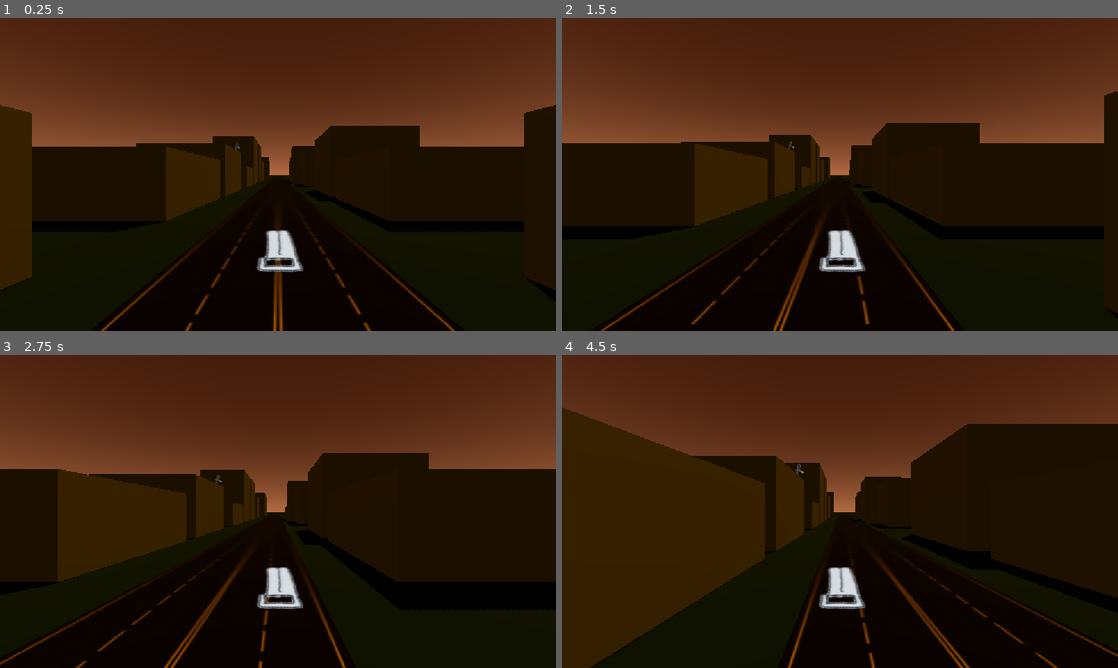
Above: before the commit, frames 1-4 (two rows, left to right).
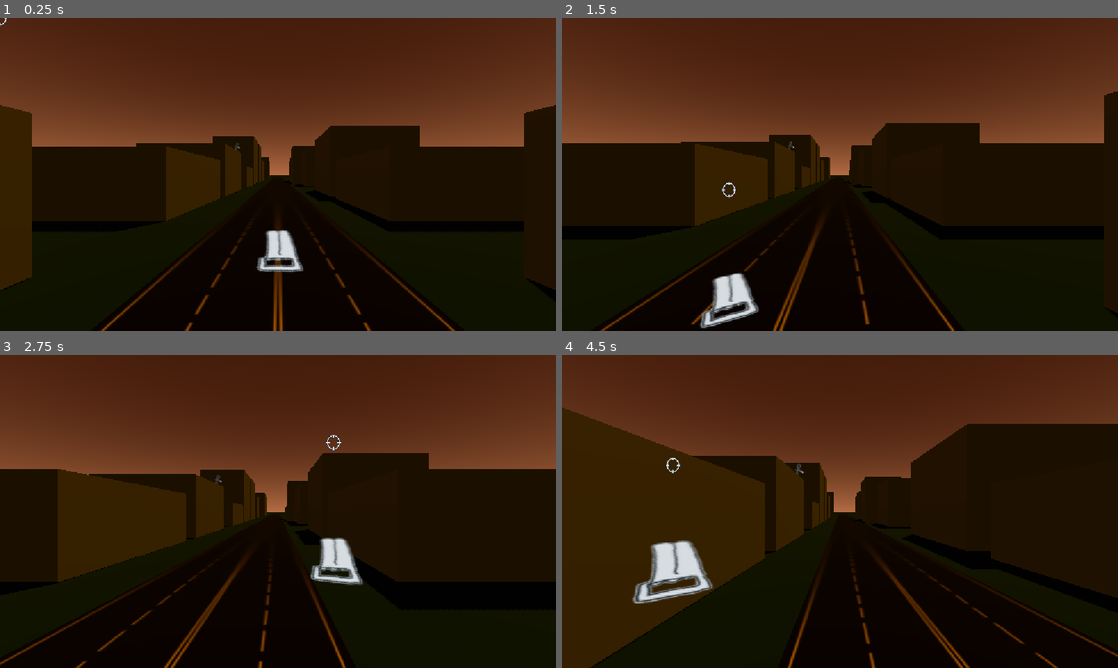
Above: after the commit, the same moments.

Repository: local-minimum/stick-man-trouble
Game: Godot game, scene res://levels/demo/level.tscn
Same seed, same stepped clock (60 frames per second), same inputs: the game is played once before the commit and once after it.
Inputs (mouse positions are in pixels of both pictures, inside the frame that each line leads up to):
- Up to frame 1 (0.25 s): no input
- Up to frame 2 (1.5 s): move the mouse to (962, 158) at 0.52 s; press the mouse at (962, 158) at 0.53 s; hold D (player_right) 0.53-1.28 s; move the mouse to (728, 190) at 1.27 s; release the mouse at (728, 190) at 1.28 s; hold A (player_left) from 1.28 s (still down); click (728, 190) at 1.35 s
- Up to frame 3 (2.75 s): move the mouse to (333, 442) at 2.02 s; release A (player_left) at 2.03 s; press the mouse at (333, 442) at 2.03 s; hold D (player_right) from 2.03 s (still down)
- Up to frame 4 (4.5 s): move the mouse to (812, 574) at 2.77 s; release the mouse at (812, 574) at 2.78 s; click (812, 574) at 2.85 s; move the mouse to (1006, 558) at 3.52 s; release D (player_right) at 3.53 s; press the mouse at (1006, 558) at 3.53 s; hold A (player_left) from 3.53 s (still down); move the mouse to (673, 464) at 4.27 s; release the mouse at (673, 464) at 4.28 s; click (673, 464) at 4.35 s

The runs differ from the first frame. In frame 1, less than 0.1% of the frame differs, in the area x 0-2%, y 0-3%; in frame 2, 1.9%; in frame 3, 1.7%; in frame 4, 2.5%, in the area x 12-55%, y 32-82%.

Commit message:
Do some basic aiming

Diff:
--- /dev/null
+++ b/levels/demo/cross_hair.gd
@@ -0,0 +1,18 @@
+extends Control
+@export var player: PlayerCharacter
+
+
+func _ready() -> void:
+    Input.mouse_mode = Input.MOUSE_MODE_CONFINED_HIDDEN
+
+
+func _input(event: InputEvent) -> void:
+    if event is InputEventMouseMotion:
+        if Input.mouse_mode != Input.MOUSE_MODE_CONFINED_HIDDEN:
+            Input.mouse_mode = Input.MOUSE_MODE_CONFINED_HIDDEN
+
+        var mevt: InputEventMouseMotion = event
+        var pos = mevt.global_position
+
+        global_position = pos
+        player.aim_crosshair(pos)
--- a/levels/demo/level.tscn
+++ b/levels/demo/level.tscn
@@ -3,6 +3,8 @@
 [ext_resource type="PackedScene" uid="uid://d3ynduc2655mw" path="res://levels/demo/road_segment.tscn" id="1_7mxt6"]
 [ext_resource type="PackedScene" uid="uid://dge1cva4qgt83" path="res://levels/demo/stick_man.tscn" id="2_mvxq3"]
 [ext_resource type="PackedScene" uid="uid://btecah2n0xbrg" path="res://levels/demo/player.tscn" id="3_mvxq3"]
+[ext_resource type="Texture2D" uid="uid://g5vsbi8yoejb" path="res://stickmen/crosshair.png" id="4_fnxub"]
+[ext_resource type="Script" uid="uid://brri2niek4kvq" path="res://levels/demo/cross_hair.gd" id="5_sg4r5"]
 
 [sub_resource type="ProceduralSkyMaterial" id="ProceduralSkyMaterial_7mxt6"]
 sky_top_color = Color(0.34768772, 0.15259627, 0.07439866, 1)
@@ -384,3 +386,17 @@
 mesh = SubResource("PlaneMesh_kjfgv")
 
 [node name="Player" parent="." unique_id=331298481 instance=ExtResource("3_mvxq3")]
+
+[node name="CanvasLayer" type="CanvasLayer" parent="." unique_id=1780518744]
+
+[node name="CrossHair" type="TextureRect" parent="CanvasLayer" unique_id=1119436529 node_paths=PackedStringArray("player")]
+offset_right = 32.0
+offset_bottom = 32.0
+offset_transform_enabled = true
+offset_transform_position = Vector2(-16, -16)
+mouse_filter = 2
+texture = ExtResource("4_fnxub")
+expand_mode = 1
+stretch_mode = 5
+script = ExtResource("5_sg4r5")
+player = NodePath("../../Player")
--- a/levels/demo/player.tscn
+++ b/levels/demo/player.tscn
@@ -19,9 +19,13 @@
 [sub_resource type="QuadMesh" id="QuadMesh_kjfgv"]
 material = SubResource("StandardMaterial3D_0ltmj")
 
-[node name="Player" type="Area3D" unique_id=331298481]
+[node name="Player" type="Area3D" unique_id=331298481 node_paths=PackedStringArray("cam", "gun_arm", "gun_aim_ray")]
+collision_layer = 2
 input_ray_pickable = false
 script = ExtResource("1_mekp1")
+cam = NodePath("Camera3D")
+gun_arm = NodePath("Gun Arm 1")
+gun_aim_ray = NodePath("Gun Aim Ray")
 
 [node name="Camera3D" type="Camera3D" parent="." unique_id=313019969]
 transform = Transform3D(1, 0, 0, 0, 1, 0, 0, 0, 1, 0, 2.5, 0)
@@ -42,3 +46,6 @@
 [node name="Gun Mesh" type="MeshInstance3D" parent="Gun Arm 1" unique_id=1299980236]
 transform = Transform3D(0.80768955, 0.589608, 6.107781e-08, -4.371139e-08, -4.371139e-08, 1, 0.589608, -0.80768955, -9.532647e-09, 0, 0, -2.3)
 mesh = SubResource("QuadMesh_kjfgv")
+
+[node name="Gun Aim Ray" type="RayCast3D" parent="." unique_id=1959154607]
+enabled = false
--- a/levels/player.gd
+++ b/levels/player.gd
@@ -1,6 +1,8 @@
 extends Area3D
 class_name PlayerCharacter
 
+@export var cam: Camera3D
+@export var gun_arm: Node3D
 @export var max_speed: float = 20.0
 @export var min_speed: float = 1.0
 @export var acceleration: float = 1.0
@@ -9,6 +11,7 @@
 @export var road_right: Vector3 = Vector3(1.0, 0.0, 0.0)
 @export var road_width: float = 6.0
 @export var road_overshoot: float = -1.0
+@export var gun_aim_ray: RayCast3D
 
 var _road_position: Vector3
 var _speed: float = 0.0
@@ -50,3 +53,17 @@
     # This is a bit of a hack
     _road_position = global_position
     _road_position.x = 0
+
+func aim_crosshair(pos: Vector2) -> void:
+    var ray_origin: Vector3 = cam.project_ray_origin(pos)
+    var ray_normal: Vector3 = cam.project_ray_normal(pos)
+    gun_aim_ray.global_position = ray_origin
+    gun_aim_ray.target_position = gun_aim_ray.to_local(ray_origin + ray_normal * 150)
+    gun_aim_ray.force_raycast_update()
+    if gun_aim_ray.is_colliding():
+        gun_arm.look_at(gun_aim_ray.get_collision_point())
+    else:
+        gun_arm.look_at(ray_origin + ray_normal * 150)
+
+    gun_arm.rotation_degrees.x = clampf(gun_arm.rotation_degrees.x, -10.0, 30.0)
+    #gun_arm.rotation_degrees.y = clampf(gun_arm.rotation_degrees.y, -40.0, 40.0)
Not shown, added: levels/demo/cross_hair.gd.uid
Binary file added: stickmen/crosshair.png
Not shown, added: stickmen/crosshair.png.import
Not shown, removed: stickmen/.gun1.kra-autosave.kra
Not shown, changed: stickmen/gun1.kra
